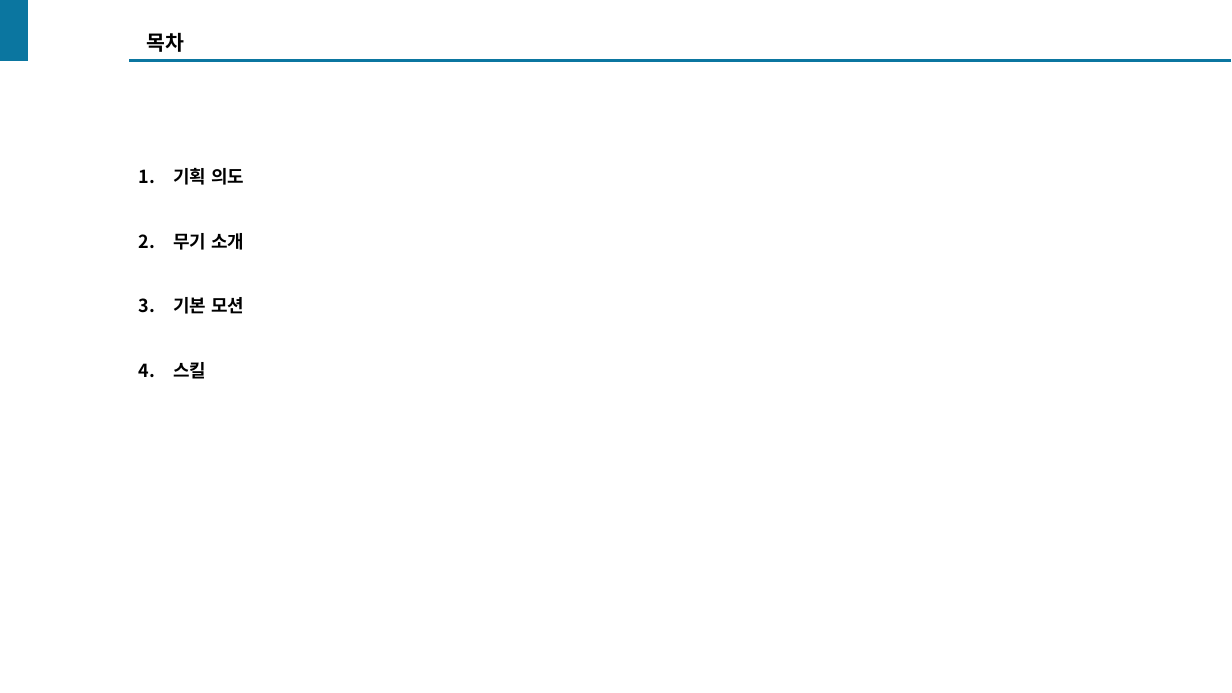
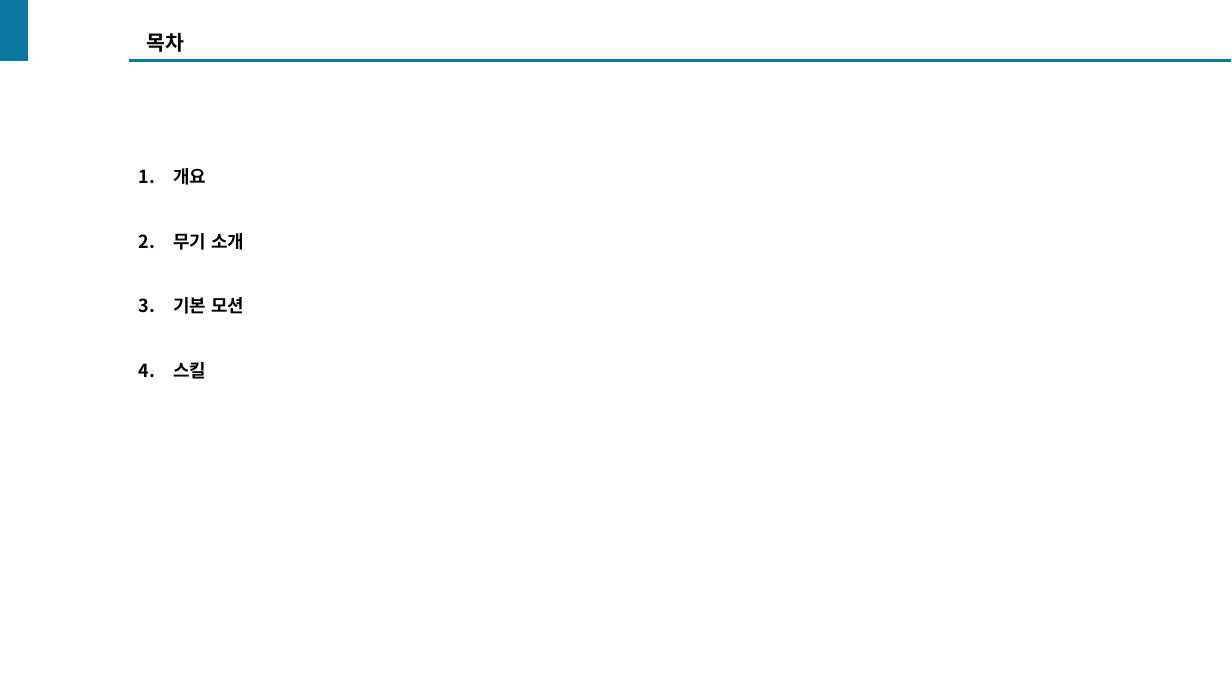
Before and after one commit to hjs0913/GameDesign, a slide deck: slide 2 of 액션&경영 RPG/스킬/리트루기아_부채스킬기획.pptx. Drawn at 1232x693 pixels with LibreOffice and Linux fonts; fonts in the diff are those of the drawing. Boxes give left, top, right and bottom in pixels: in the first picture for what was removed or moved away, otherwise in the second. Text is boxed around its words. In the diff, an @@ line names an element or a change of style, - is before the commit and + after.

Commit message:
부채 스킬 기획서 작성중

```diff
--- a/액션&경영 RPG/스킬/리트루기아_부채스킬기획.pptx
+++ b/액션&경영 RPG/스킬/리트루기아_부채스킬기획.pptx
@@ text at (173, 168, 206, 185): text changed @@
-1. 기획 의도
+1. 개요
```
Also in this commit, not shown: 5 other slides changed, 3 slides added, 1 slide removed, 2 other files.
